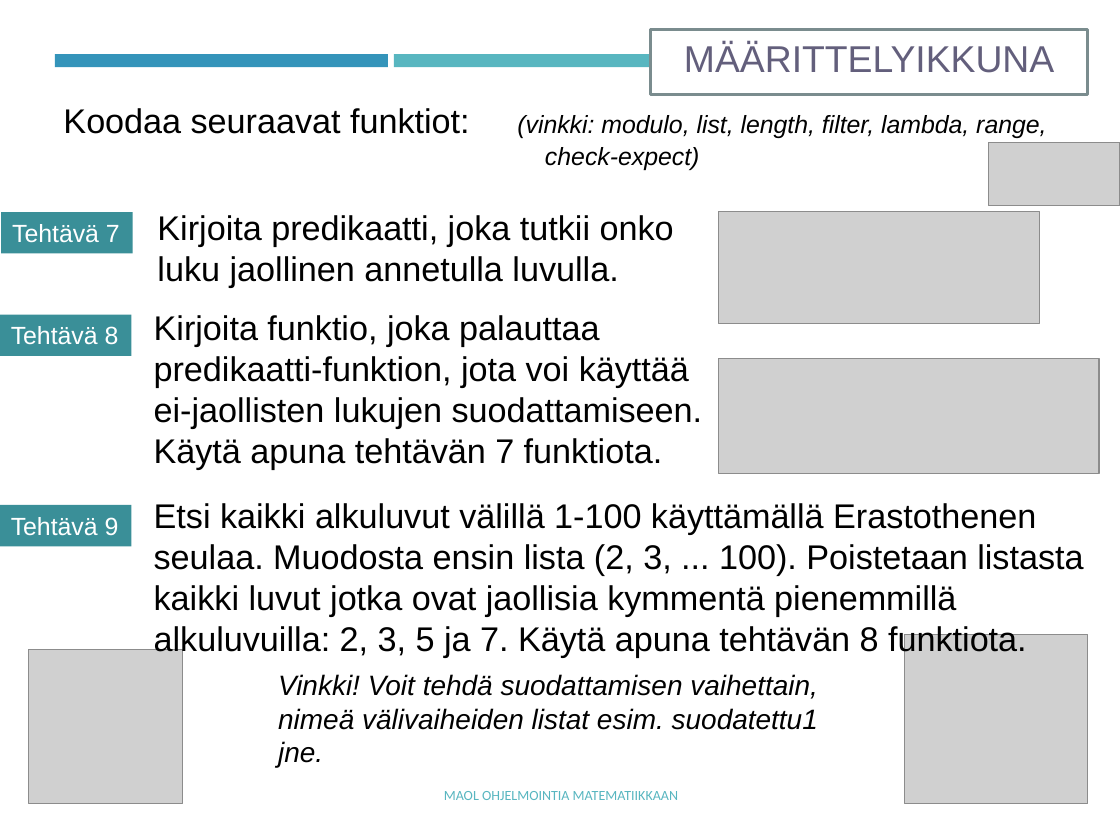
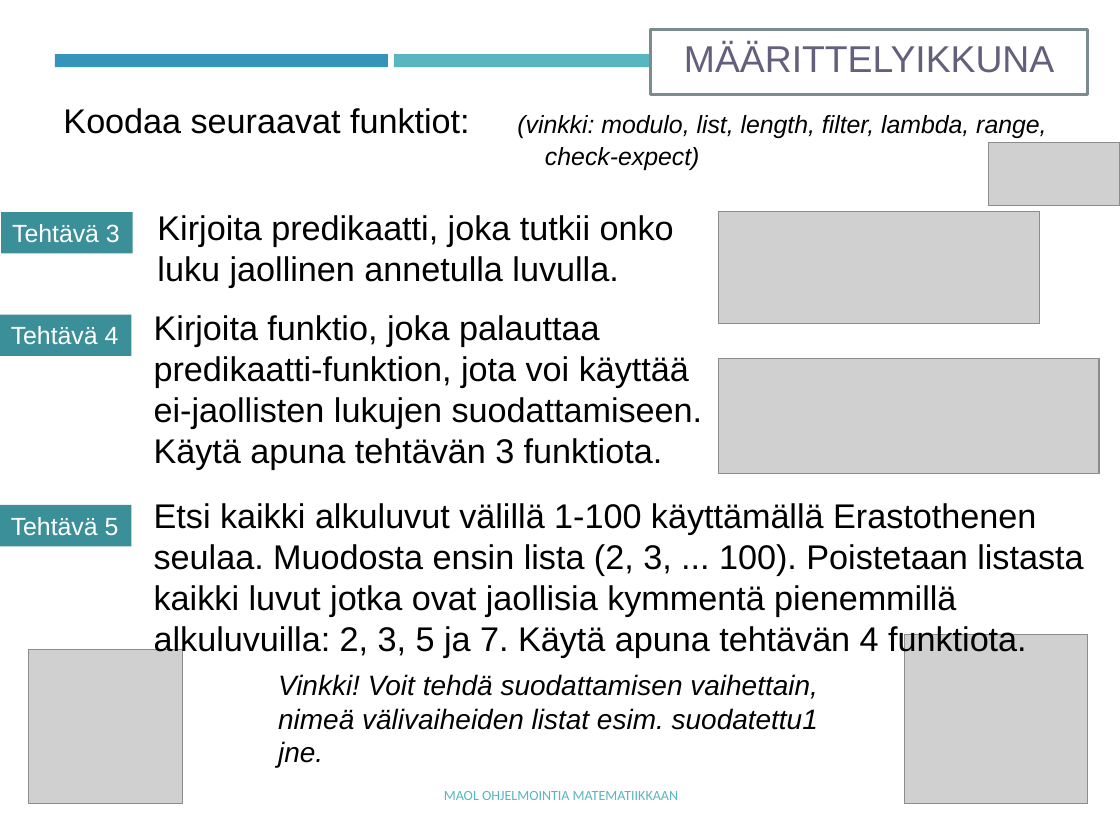
Before and after one commit to tyynetyyne/tyynetyyne.github.io, a slide deck: slide 30 of tehtavat/tiedostot/maol/power_point/Racket-MAOL-9-listat.pptx (slide 34 before the commit). Drawn at 1120x840 pixels with LibreOffice and Linux fonts; fonts in the diff are those of the drawing; grey boxes stand for pictures. Boxes give left, top, right and bottom in pixels: in the first picture for what was removed or moved away, otherwise in the second. Text is boxed around its words. In the diff, an @@ line names an element or a change of style, - is before the commit and + after.

```diff
--- a/tehtavat/tiedostot/maol/power_point/Racket-MAOL-9-listat.pptx
+++ b/tehtavat/tiedostot/maol/power_point/Racket-MAOL-9-listat.pptx
@@ text in rectangle at [12, 224, 120, 243]: text changed @@
-Tehtävä 7
+Tehtävä 3
@@ text in rectangle at [11, 326, 119, 345]: text changed @@
-Tehtävä 8
+Tehtävä 4
@@ text at [154, 438, 663, 469]: text changed @@
-Käytä apuna tehtävän 7 funktiota.
+Käytä apuna tehtävän 3 funktiota.
@@ text at [154, 503, 1083, 658]: text changed @@
-Etsi kaikki alkuluvut välillä 1-100 käyttämällä Erastothenen seulaa. Muodosta ensin lista (2, 3, ... 100). Poistetaan listasta kaikki luvut jotka ovat jaollisia kymmentä pienemmillä alkuluvuilla: 2, 3, 5 ja 7. Käytä apuna tehtävän 8 funktiota.
+Etsi kaikki alkuluvut välillä 1-100 käyttämällä Erastothenen seulaa. Muodosta ensin lista (2, 3, ... 100). Poistetaan listasta kaikki luvut jotka ovat jaollisia kymmentä pienemmillä alkuluvuilla: 2, 3, 5 ja 7. Käytä apuna tehtävän 4 funktiota.
@@ text in rectangle at [11, 517, 119, 536]: text changed @@
-Tehtävä 9
+Tehtävä 5
```
Also in this commit, not shown: 5 other slides changed, 2 slides added, 6 other files.
